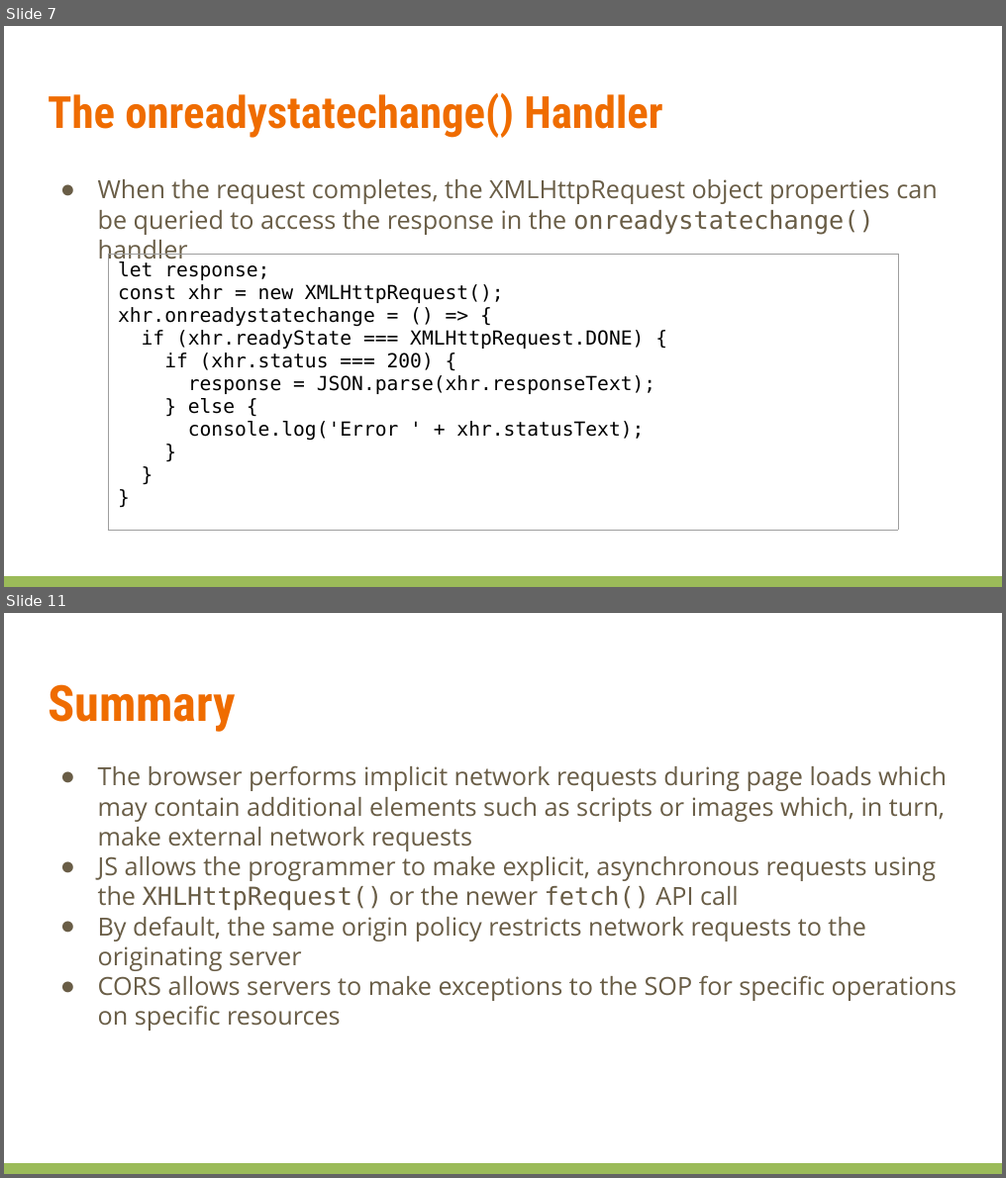
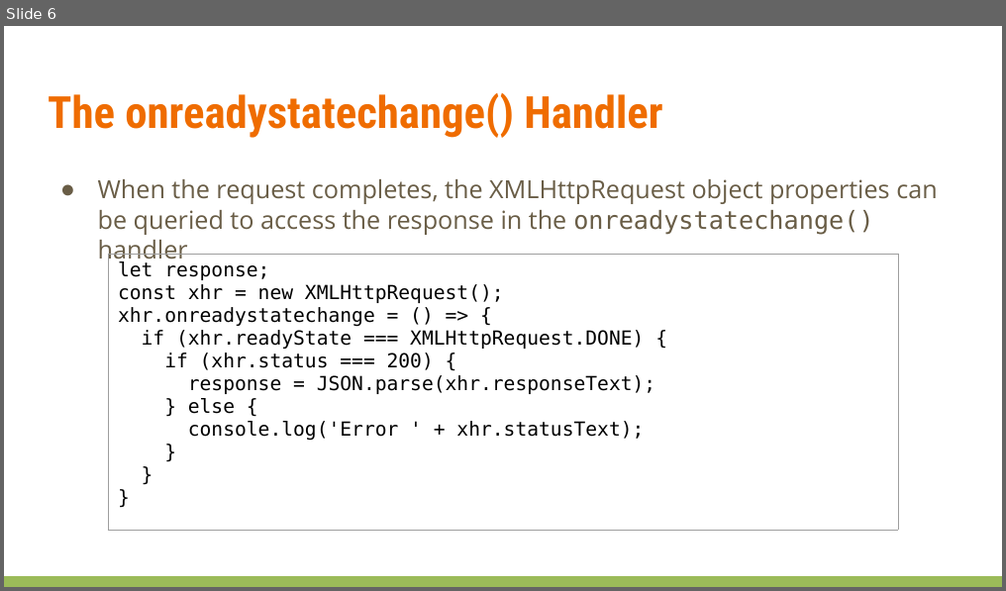
Before and after one commit to jelena-vk-itt/jvk-tudt-notes, a slide deck: rwat/res/files/NetworkProgramming.pptx. Shown one above the other, each under a label of ours: slides 7 and 11 before the commit, slide 6 after it; the slides between them are not shown. The pictures are 1006x1178 and 1006x591 pixels, drawn with LibreOffice and Linux fonts; fonts in the diff are those of the drawing. Boxes give left, top, right and bottom in pixels: in the first picture for what was removed or moved away, otherwise in the second. Text is boxed around its words. In the diff, an @@ line names an element or a change of style, - is before the commit and + after.

```diff
--- a/rwat/res/files/NetworkProgramming.pptx
+++ b/rwat/res/files/NetworkProgramming.pptx
@@ slide 11 removed at bbox=[4, 613, 1002, 1174], background #FFFFFF; not listed: 1 template element that a slide beside it also shows @@
@@ text removed at bbox=[48, 684, 236, 732] @@
-Summary
@@ text removed at bbox=[98, 765, 957, 1031] @@
-● The browser performs implicit network requests during page loads which may contain additional elements such as scripts or images which, in turn, make external network requests
-● JS allows the programmer to make explicit, asynchronous requests using the XHLHttpRequest() or the newer fetch() API call
-● By default, the same origin policy restricts network requests to the originating server
-● CORS allows servers to make exceptions to the SOP for specific operations on specific resources
@@ what was slide 7 is now slide 6 @@
```
Also in this commit, not shown: 5 slides changed, 3 other slides removed, 2 other files.
